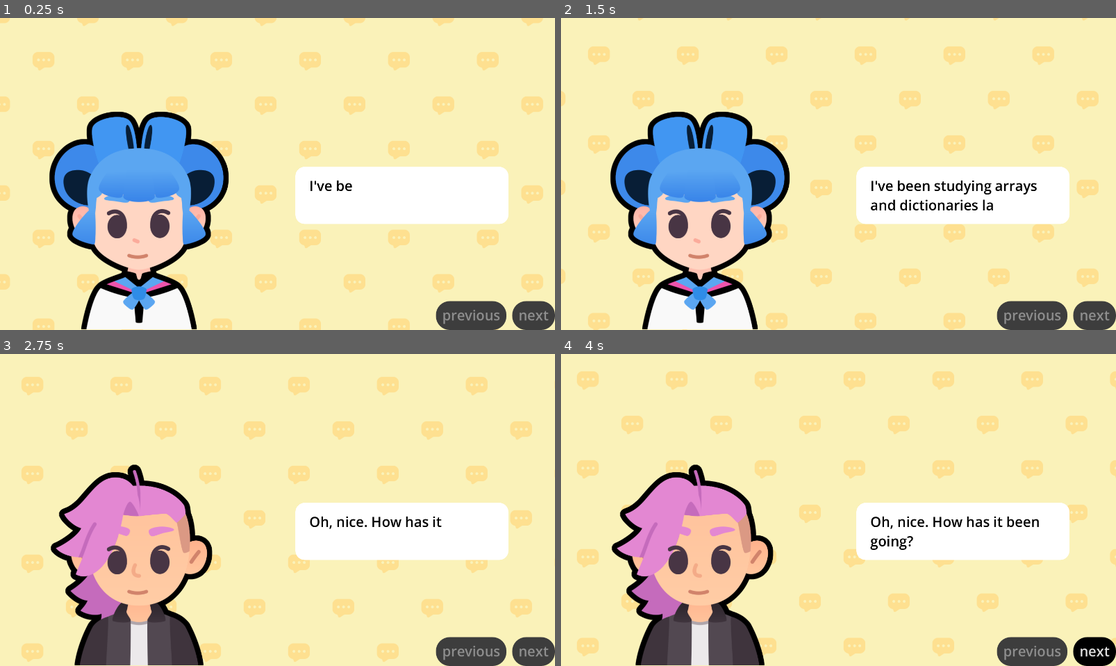
Above: before the commit, frames 1-4 (two rows, left to right).
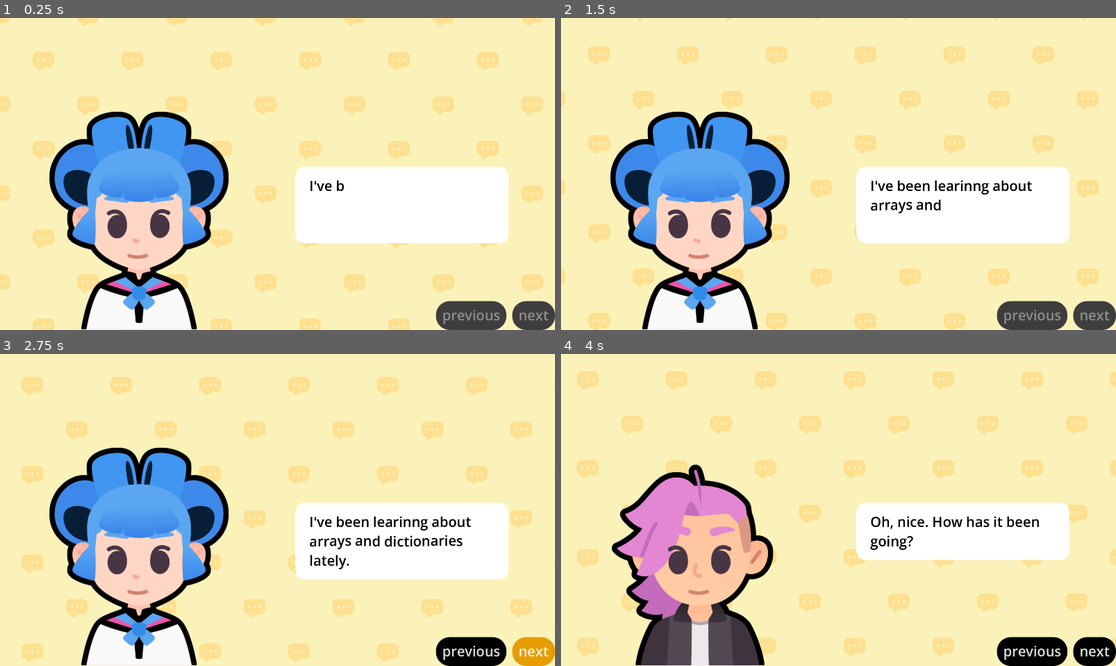
Above: after the commit, the same moments.

Repository: ar-bh/15percent
Game: Godot game, scene res://lessons/dialogue.tscn
The game is run twice, just before and just after one commit, with the same random seed, the same clock (stepped at 60 frames per second) and the same inputs. This scene is started directly instead of the project's main scene. Sound files missing from this copy of the repository are replaced by a short silence.
Inputs (mouse positions are in pixels of both pictures, inside the frame that each line leads up to):
- Up to frame 1 (0.25 s): no input
- Up to frame 2 (1.5 s): tap Enter at 0.5 s; move the mouse to (960, 158) at 0.52 s; hold D (move_right) 0.53-1.28 s; tap Z at 0.6 s; click (960, 158) at 0.67 s; tap Space at 0.77 s; move the mouse to (727, 189) at 1.27 s; hold S (move_down) from 1.28 s (still down); tap Alt at 1.35 s
- Up to frame 3 (2.75 s): tap Space at 1.52 s; release S (move_down) at 2 s; click (532, 650) at 2 s, where only the run before the commit has a clickable "next"
- Up to frame 4 (4 s): click (1093, 650) at 2.75 s, where only the run after the commit has a clickable "next"; move the mouse to (894, 441) at 3.52 s; hold D (move_right) from 3.53 s (still down); tap Shift at 3.6 s

The runs differ from the first frame. In frame 1, 2.4% of the frame differs, in the area x 53-92%, y 52-73%; in frame 2, 3.1%; in frame 3, 21%, in the area x 8-100%, y 30-100%; in frame 4, 1.1%.

Commit message:
m7.l14 and all of mod7 finished

Diff:
--- a/lessons/dialogue.gd
+++ b/lessons/dialogue.gd
@@ -26,10 +26,11 @@
 	"pink": preload("res://assets/talking_synth_alternate.ogg"),
 }
 
+
 var dialogue_items: Array[Dictionary] = [
 	{
 		"expression": expressions["regular"],
-		"text": "I've been studying arrays and dictionaries lately.",
+		"text": "I've been learinng about [wave]arrays and dictionaries[/wave] lately.",
 		"character": bodies["sophia"],
 		"voice": audios["sophia"],
 	},
@@ -41,7 +42,7 @@
 	},
 	{
 		"expression": expressions["sad"],
-		"text": "Well... it's a little complicated!",
+		"text": "Well... it's a little [shake]complicated[/shake]!",
 		"character": bodies["sophia"],
 		"voice": audios["sophia"],
 	},
@@ -59,23 +60,25 @@
 	},
 	{
 		"expression": expressions["happy"],
-		"text": "If you keep at it, eventually, you'll get the hang of it!",
+		"text": "If you keep at it, eventually you'll get the hang of it!",
 		"character": bodies["pink"],
 		"voice": audios["pink"],
 	},
 	{
 		"expression": expressions["regular"],
-		"text": "Mhhh... I see. I'll keep at it, then.",
+		"text": "Mhhh... I see. I'll keep at it then.",
 		"character": bodies["sophia"],
 		"voice": audios["sophia"],
 	},
 	{
 		"expression": expressions["happy"],
-		"text": "Thanks for the encouragement. Time to LEARN!!!",
+		"text": "Thanks for the encouragement. Time to [tornado freq=3.0][rainbow val=1.0]LEARN!!![/rainbow][/tornado]",
 		"character": bodies["sophia"],
-		"voice": audios["sophia"]
-	},
+		"voice": audios["sophia"],
+	}
 ]
+
+
 var current_item_index := 0
 
 
@@ -118,6 +121,7 @@
 	previous_button.disabled = true
 	tween.finished.connect(func() -> void:
 		next_button.disabled = false
+		previous_button.disabled = false
 	)
 
 	slide_in()
--- a/lessons/dialogue.tscn
+++ b/lessons/dialogue.tscn
@@ -85,6 +85,7 @@
 offset_bottom = -525.0
 grow_horizontal = 2
 theme = ExtResource("1_5dtme")
+bbcode_enabled = true
 text = "Hello World!"
 fit_content = true
 
